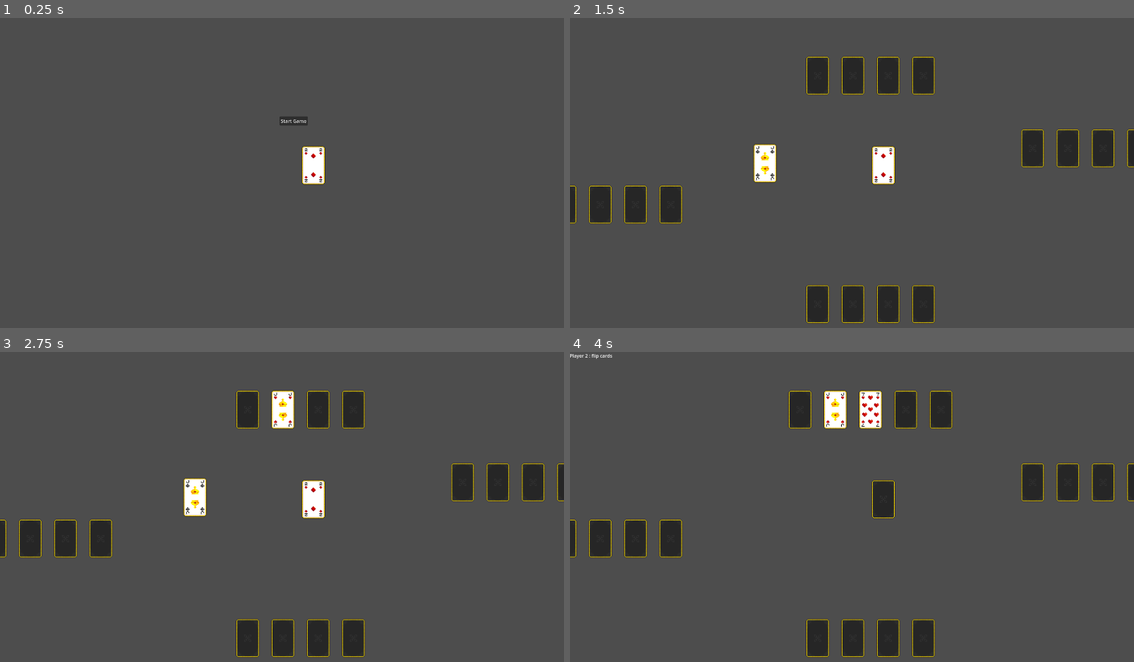
Above: before the commit, frames 1-4 (two rows, left to right).
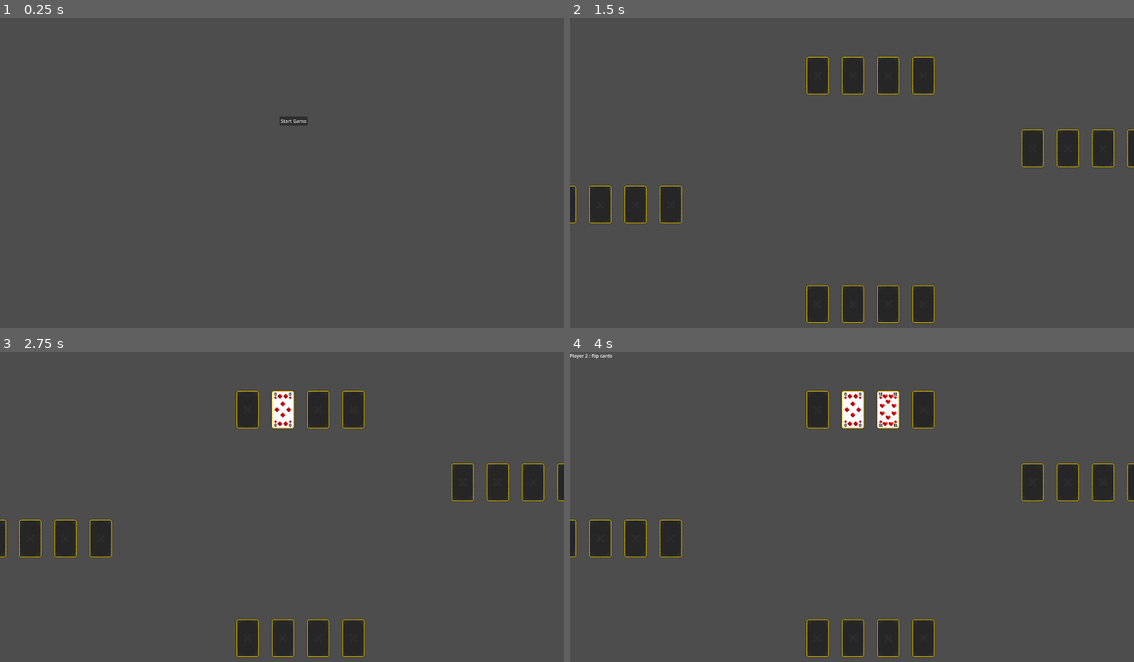
Above: after the commit, the same moments.

Repository: zyreoo/queens
Game: Godot game, scene res://scenes/main.tscn
Two runs of this game, one before a commit and one after it. Both use one fixed random seed, a clock stepped at 60 frames per second and the inputs below.
Inputs (mouse positions are in pixels of both pictures, inside the frame that each line leads up to):
- Up to frame 1 (0.25 s): no input
- Up to frame 2 (1.5 s): click (885, 166) at 0.52 s; click "Start Game" at 1.25 s
- Up to frame 3 (2.75 s): click (282, 410) at 2.02 s
- Up to frame 4 (4 s): click (885, 410) at 2.77 s; click (835, 410) at 3.52 s

The runs differ from the first frame. In frame 1, 0.5% of the frame differs, in the area x 53-58%, y 41-54%; in frame 2, 1.0%; in frame 3, 1.2%; in frame 4, 3.8%, in the area x 38-68%, y 12-54%.

Commit message:
addded the q rule, and the reaction rule, if someone has the same rank of the card he can play the card

Diff:
--- a/queens-gameplay/scripts/card.gd
+++ b/queens-gameplay/scripts/card.gd
@@ -74,6 +74,26 @@
 	if not main.allow_manual_flipping and not main.in_flip_phase and not main.jack_swap_mode:
 		return
 
+	if main.reaction_mode:
+		if holding_player == main.players[main.current_player_index]:
+			return
+
+		if holding_player in main.reacting_players:
+			return
+
+		main.reacting_players.append(holding_player)
+
+		if value == main.reaction_value:
+			main.play_card_to_center(self)
+
+		else:
+			main.show_message("penalty ")
+			var player = holding_player
+			if player != null:
+				player.hand.erase(self)
+				queue_free()
+				await get_tree().create_timer(0.5).timeout
+				main.give_penalty_card(player)
 
 
 func flip_card(state := false):
@@ -124,8 +144,6 @@
 	if main.in_flip_phase:
 		return
 
-	if holding_player != main.players[main.current_player_index]:
-		return
 	if event is InputEventMouseButton and event.button_index == MOUSE_BUTTON_LEFT:
 		if event.pressed:
 			is_dragging = true
@@ -142,10 +160,8 @@
 				if holding_player and holding_player.has_method("arrange_hand"):
 					holding_player.arrange_hand
 
-	if holding_player.hand.size() <= 1:
-		print("You cant play your last card!")
-		return
-
+	if holding_player != null and holding_player.hand.size() <=1:
+		main.show_message("you cant play this card")
 
 func _process(delta):
 	if is_dragging:
@@ -154,13 +170,3 @@
 	if holding_player and holding_player.hand.size() <= 1:
 		is_dragging = false
 		return
-
-func play_card_to_center(card):
-	if card.get_parent():
-		card.get_parent().remove_child(card)
-
-
-	add_child(card)
-	card.flip_card(true)
-	card.global_position  = $CenterCardSlot.global_position
-	card.set_process(false)
--- a/queens-gameplay/scripts/main.gd
+++ b/queens-gameplay/scripts/main.gd
@@ -6,8 +6,8 @@
 var used_deck = []
 var current_player_index = 0
 var suits = ["Clubs", "Spades", "Diamonds", "Hearts"]
-var ranks = ["2", "3", "4", "5", "6", "7", "8", "9", "10", "11", "13", "12", "14"]
-var values = {"2": 2, "3": 3, "4": 4, "5": 5, "6": 6, "7": 7, "8": 8, "9": 9, "10": 10, "11": 11, "12": 12, "13": 13, "14": 14}
+var ranks = ["1","2", "3", "4", "5", "6", "7", "8", "9", "10", "11", "13", "12"]
+var values = {"1":1 ,"2": 2, "3": 3, "4": 4, "5": 5, "6": 6, "7": 7, "8": 8, "9": 9, "10": 10, "11": 11, "12": 12, "13": 13}
 var drawn_card = null
 var swap_mode = false
 var center_card = null
@@ -24,6 +24,10 @@
 	"to" : null
 }
 
+var reaction_mode = false
+var reaction_value = null
+var reacting_players = []
+
 var allow_manual_flipping = true
 
 func _ready():
@@ -32,7 +36,6 @@
 	$StartGameButton.visible = true
 
 	setup_players()
-	initializate_center_card()
 
 
 func initializate_center_card():
@@ -134,8 +137,14 @@
 
 
 func play_card_to_center(card):
-
-	if center_card and center_card.is_inside_tree():
+	var is_current_players_turn = card.holding_player == players[current_player_index]
+
+	if not reaction_mode and not is_current_players_turn:
+		show_message("not ur turn")
+		return
+
+
+	if reaction_mode and center_card.is_inside_tree():
 		center_card.get_parent().remove_child(center_card)
 		center_card.queue_free()
 
@@ -147,7 +156,6 @@
 			card.holding_player.hand.remove_at(index)
 			card.holding_player.arrange_hand()
 
-
 	card.get_parent().remove_child(card)
 
 	add_child(card)
@@ -168,23 +176,55 @@
 
 		await get_tree().create_timer(3.0).timeout
 		allow_manual_flipping = false
-
 		if awaiting_king_reveal:
 			allow_manual_flipping = false
 			awaiting_king_reveal = false
+		return
 
 	if card.rank == "11":
 		show_message("you played a jack! you can swap in within 4 seconds")
 		jack_swap_mode = true
 		jack_swap_selection["from"] = null
 		jack_swap_selection["to"] = null
-		jack_swap_timer = get_tree().create_timer(15.0)
+		jack_swap_timer = get_tree().create_timer(4.0)
 		await jack_swap_timer.timeout
 		if jack_swap_mode:
 			jack_swap_mode = false
 			show_message("timeout")
 			next_turn()
-			return
+		return
+
+	elif card.rank == "12":
+		show_message("you played a queen")
+
+		if card.holding_player != null:
+			var index = card.hand_index
+			if index >= 0 and index < card.holding_player.hand.size():
+				card.holding_player.hand.remove_at(index)
+				card.holding_player.arrange_hand()
+
+		if card.get_parent():
+			card.get_parent().remove_child(card)
+
+		var next_player_index = (current_player_index + 1) % players.size()
+		var next_player = players[next_player_index]
+		next_player.add_card(card, false)
+
+		await get_tree().create_timer(0.8).timeout
+		next_turn()
+		return
+
+	if card.rank != "13" and card.rank != "11" and card.rank != "12":
+		reaction_value = card.value
+		reaction_mode = true
+		reacting_players.clear()
+		show_message("match")
+
+		await get_tree().create_timer(3.0).timeout
+		reaction_mode = false
+		reaction_value = null
+
+		next_turn()
 
 	next_turn()
 
@@ -204,7 +244,6 @@
 
 	game_started = true
 	current_player_index = 0
-	await give_and_hide_card(players[current_player_index])
 
 
 func handle_initial_flip():
@@ -265,6 +304,10 @@
 		game_started = true
 		show_message("game starts! player 1's turn.")
 
+		initializate_center_card()
+		await give_and_hide_card(players[current_player_index])
+
+
 func create_card_from_deck():
 	if shuffled_deck.is_empty():
 		print("deck empty")
@@ -278,6 +321,7 @@
 	card.value = values[card_parts[1]]
 	return card
 
+
 func give_and_hide_card(player):
 	var card = create_card_from_deck()
 	if card == null:
@@ -349,3 +393,9 @@
 	show_message("swap done")
 	await get_tree().create_timer(1.0).timeout
 	next_turn()
+
+func give_penalty_card(player):
+	var card = create_card_from_deck()
+	if card == null:
+		return
+	player.add_card(card, false)
